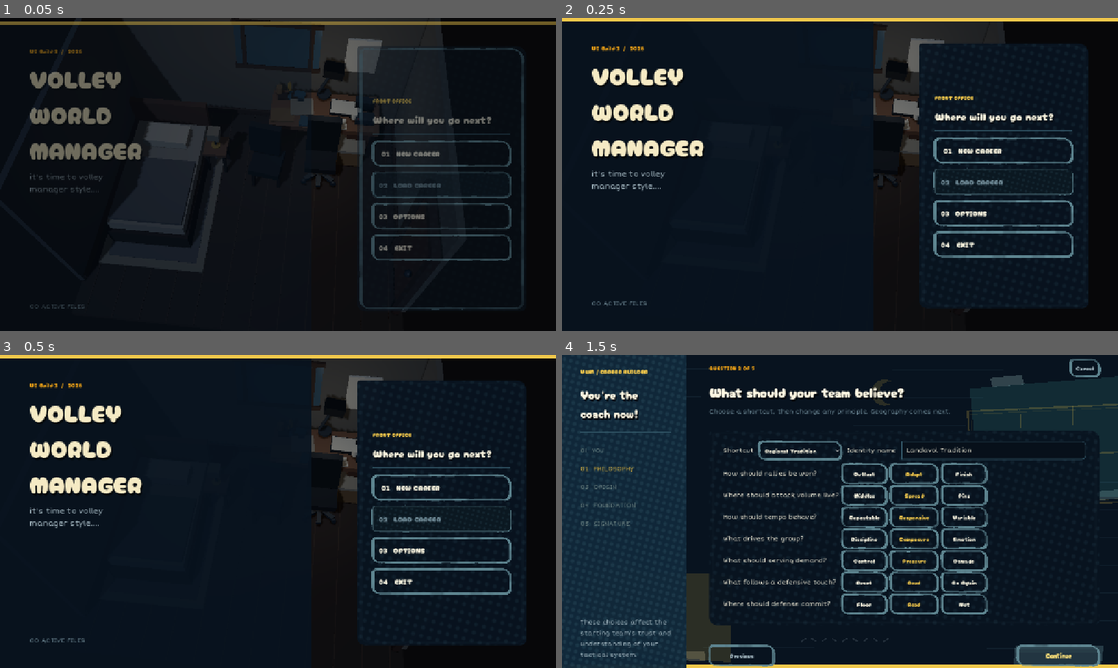
Above: before the commit, frames 1-4 (two rows, left to right).
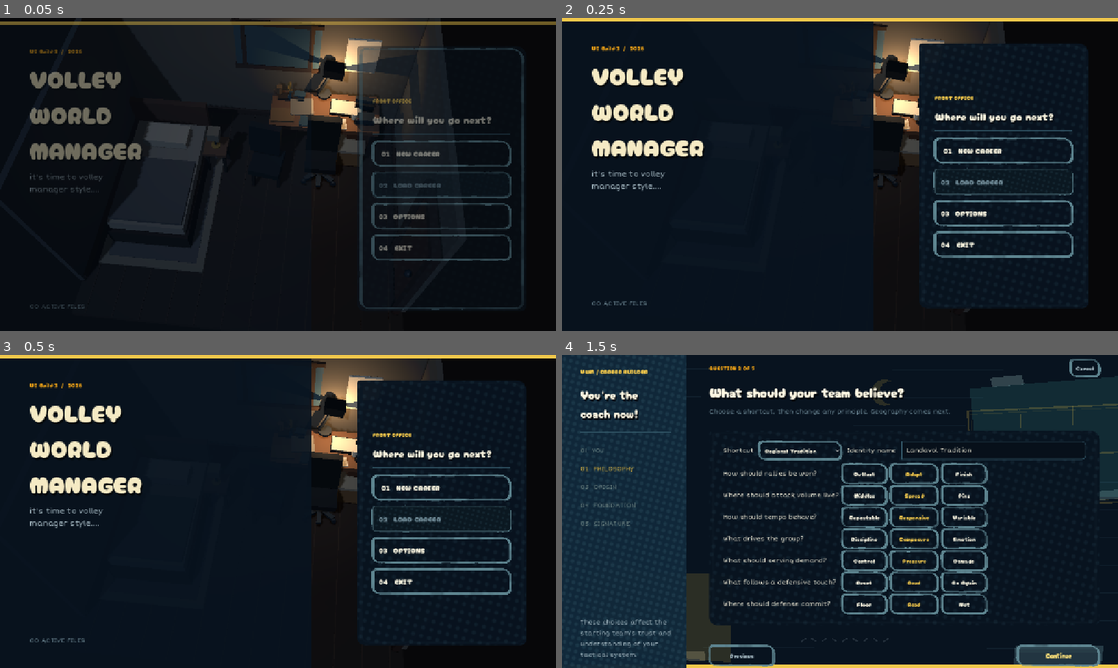
Above: after the commit, the same moments.

Repository: iracarranza/volley-world-manager
Game: Godot game, scene res://scenes/application.tscn
The game is run twice, just before and just after one commit, with the same random seed, the same clock (stepped at 60 frames per second) and the same inputs.
Inputs:
- Up to frame 1 (0.05 s): no input
- Up to frame 2 (0.25 s): no input
- Up to frame 3 (0.5 s): no input
- Up to frame 4 (1.5 s): click "01 NEW CAREER" at 0.5 s; click "Continue" at 1.25 s

The runs differ from the first frame. In frame 1, 4.2% of the frame differs, in the area x 48-76%, y 0-37%; in frame 2, 2.6%; in frame 3, 2.6%; in frame 4, nothing differs.

Commit message:
Turn on Desk lamp in dark office

Diff:
--- a/scenes/office/canonical_office_low_poly.tscn
+++ b/scenes/office/canonical_office_low_poly.tscn
@@ -34,3 +34,11 @@
 light_energy = 0.10
 omni_range = 2.4
 shadow_enabled = false
+
+[node name="DeskLampLight" type="OmniLight3D" parent="."]
+position = Vector3(1.13, 1.36, -1.70)
+light_color = Color(1.0, 0.72, 0.43, 1)
+light_energy = 0.62
+omni_range = 1.65
+omni_attenuation = 1.55
+shadow_enabled = true
